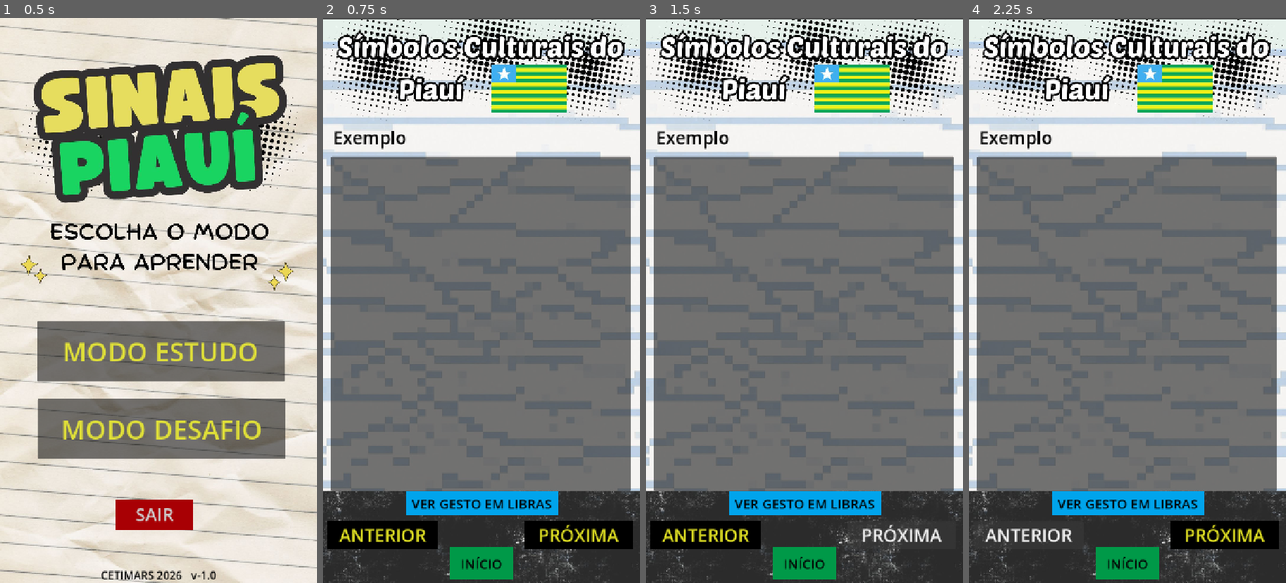
Above: before the commit, frames 1-4 (left to right).
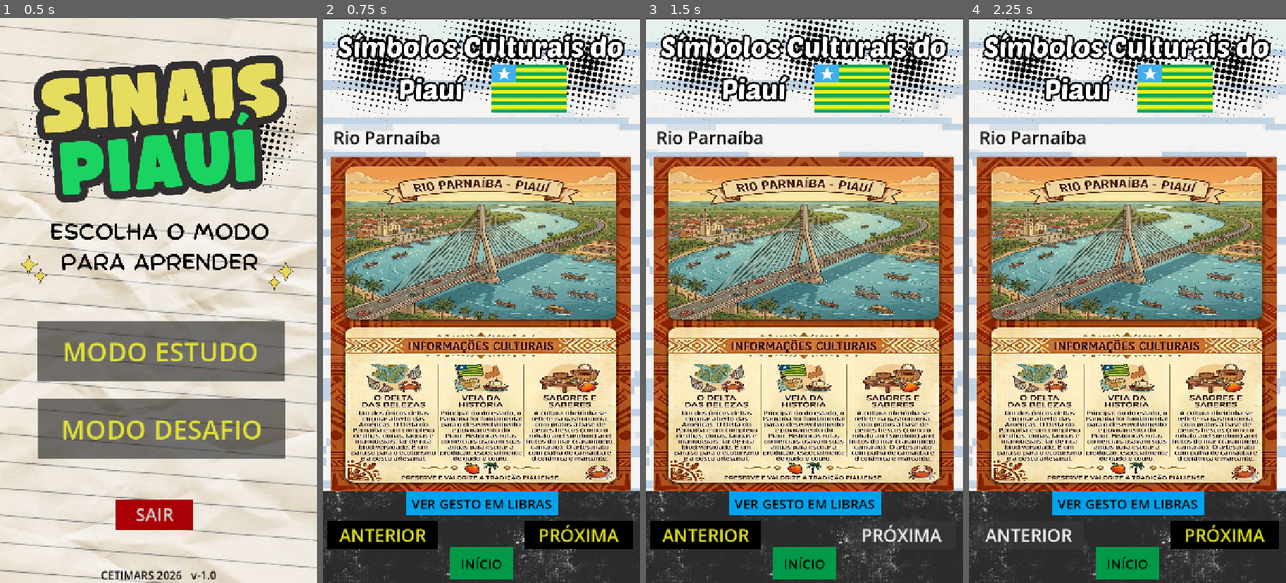
Above: after the commit, the same moments.

Repository: hesronf2-coder/projeto-sinais-do-piaui
Game: Godot game, scene res://scenes/tela_home.tscn
Two runs of this game, one before a commit and one after it. Both use one fixed random seed, a clock stepped at 60 frames per second and the inputs below.
Inputs:
- Up to frame 1 (0.5 s): no input
- Up to frame 2 (0.75 s): click "MODO ESTUDO" at 0.5 s
- Up to frame 3 (1.5 s): click "PRÓXIMA" at 1.25 s
- Up to frame 4 (2.25 s): click "ANTERIOR" at 2 s

Frame 1 is identical in both runs. In frame 2, 55% of the frame differs, in the area x 2-98%, y 20-84%; in frame 3, 55%; in frame 4, 55%.

Commit message:
Update controllers_tela_aprender.gd - Iniciando funções.

Diff:
--- a/scripts/controllers/controllers_tela_aprender.gd
+++ b/scripts/controllers/controllers_tela_aprender.gd
@@ -1 +1,35 @@
 extends CanvasLayer
+
+@export var quiz: QuizTheme
+
+var index: int
+
+var current_quiz: QuizQuestion:
+	get: return quiz.theme[index]
+
+@onready var question_text: Label = $Control/QuestionText
+@onready var question_image: TextureRect = $Control/ImageHolder/QuestionImage
+@onready var question_image_2: TextureRect = $Control/ImageHolder/QuestionImage2
+@onready var question_video: VideoStreamPlayer = $Control/ImageHolder/QuestionVideo
+@onready var question_audio: AudioStreamPlayer = $Control/QuestionAudio
+
+func _ready() -> void:
+
+	load_quiz()
+
+func load_quiz() -> void:
+	question_text.text = current_quiz.question_info
+
+	match current_quiz.type:
+
+			Enum.QuestionType.IMAGE:
+				$Control/ImageHolder.show()
+				question_image.texture = current_quiz.question_image
+				question_image_2.texture = current_quiz.question_image2
+				question_audio.stream = current_quiz.question_audio
+
+			Enum.QuestionType.VIDEO:
+				$Control/ImageHolder.show()
+				question_video.stream = current_quiz.question_video
+				question_audio.stream = current_quiz.question_audio
+				question_video.play()
